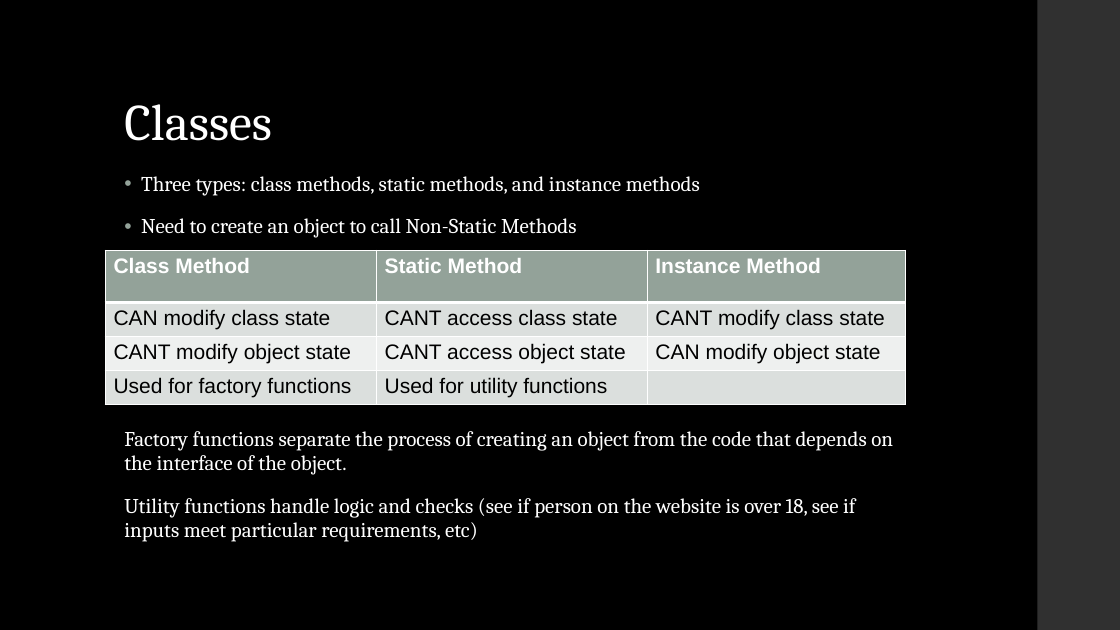
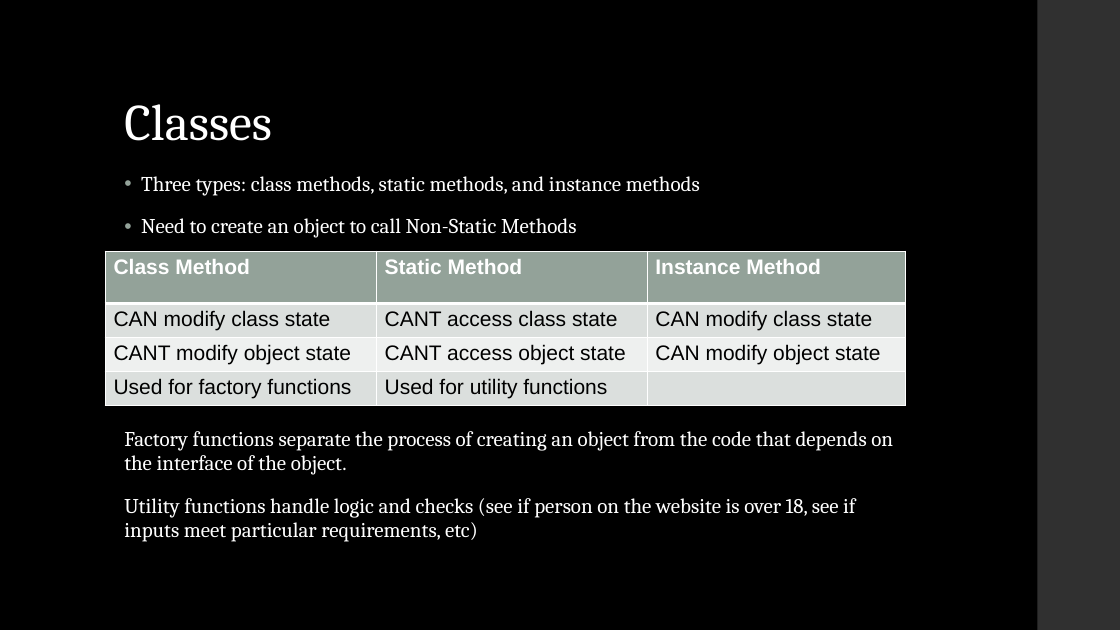
Before and after one commit to LaunchCoderGirlSTL/Data-Science-Assignments, a slide deck: slide 9 of course_material/week_03/week_03_presentation.pptx. Drawn at 1120x630 pixels with LibreOffice and Linux fonts; fonts in the diff are those of the drawing. Boxes give left, top, right and bottom in pixels: in the first picture for what was removed or moved away, otherwise in the second. Text is boxed around its words. In the diff, an @@ line names an element or a change of style, - is before the commit and + after.

```diff
--- a/course_material/week_03/week_03_presentation.pptx
+++ b/course_material/week_03/week_03_presentation.pptx
@@ table at (x1=105, y1=251, x2=906, y2=406) @@
-row 2, column 3: CANT modify class state
+row 2, column 3: CAN modify class state
```
Also in this commit, not shown: 2 other files.
